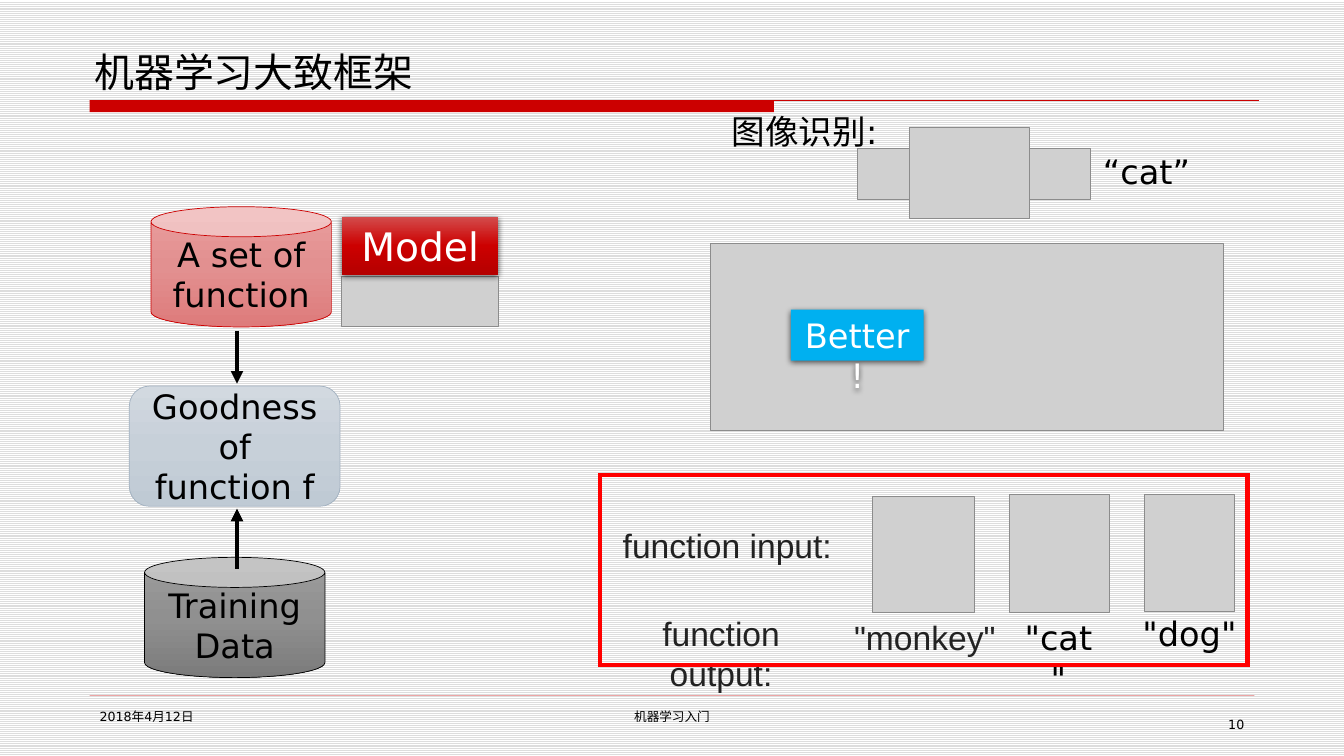
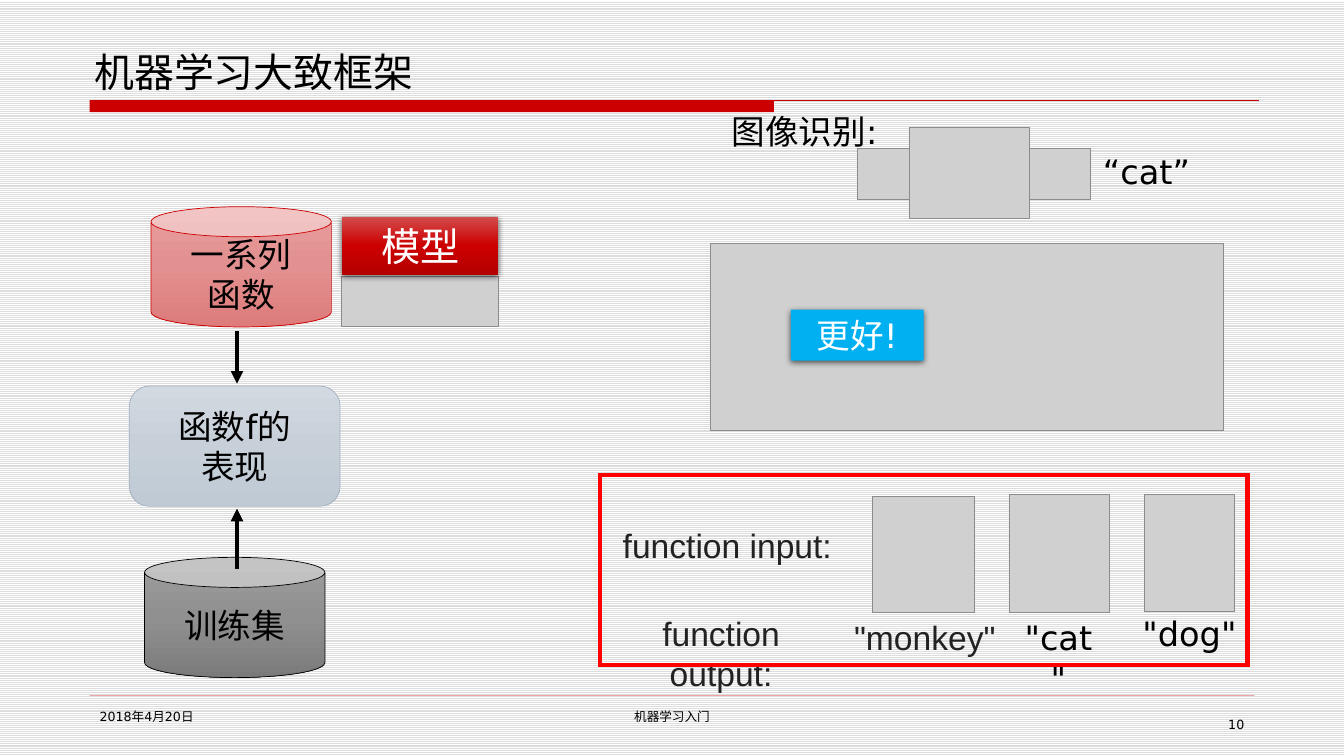
Before and after one commit to ztypl/MachineLearning, a slide deck: slide 10 of 机器学习入门.pptx. Drawn at 1344x756 pixels with LibreOffice and Linux fonts; fonts in the diff are those of the drawing; grey boxes stand for pictures; background and template pictures are left out. Boxes give left, top, right and bottom in pixels: in the first picture for what was removed or moved away, otherwise in the second. Text is boxed around its words. In the diff, an @@ line names an element or a change of style, - is before the commit and + after.

Commit message:
ppt commit

```diff
--- a/机器学习入门.pptx
+++ b/机器学习入门.pptx
@@ text in cylinder at [191, 233, 292, 310]: text changed @@
-A set of function
+一系列
+函数
@@ text in rectangle at [381, 228, 459, 272]: text changed @@
-Model
+模型
@@ text in rectangle at [817, 319, 898, 351]: text changed @@
-Better!
+更好!
@@ text in rounded rectangle at [178, 410, 291, 482]: text changed @@
-Goodness of function f
+函数f的
+表现
@@ text in cylinder at [184, 610, 285, 641]: text changed @@
-Training
-Data
+训练集
@@ text at [100, 710, 194, 722]: text changed @@
-2018年4月12日
+2018年4月20日
```
Also in this commit, not shown: 17 other slides changed, 2 slides added.
